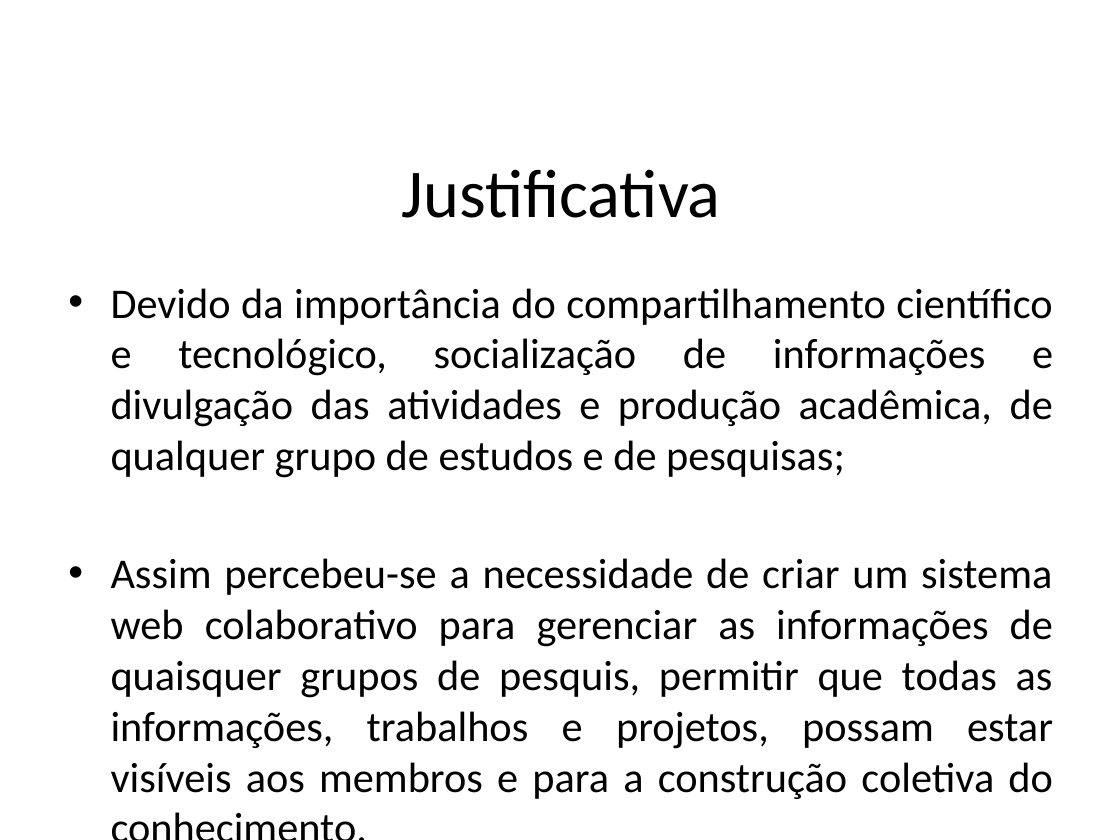
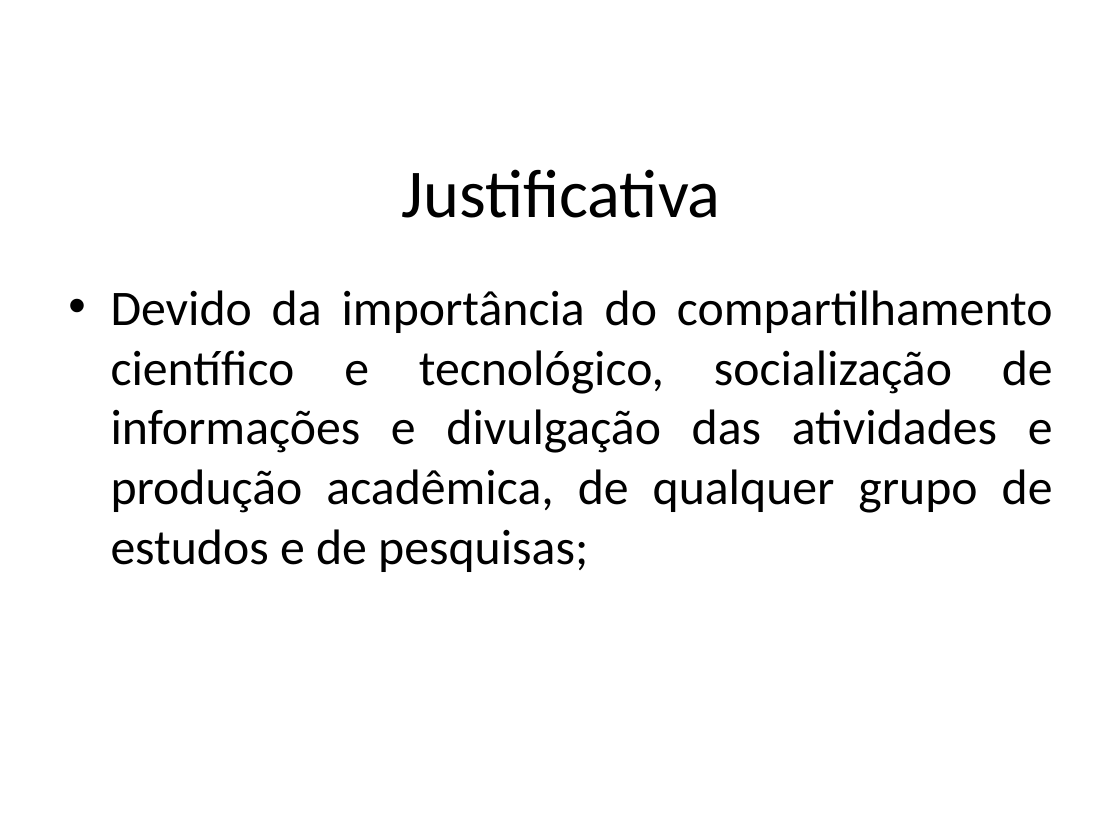
Before and after one commit to vivangola/TG-EDACI, a slide deck: slide 3 of QUALI.pptx. Drawn at 1120x840 pixels with LibreOffice and Linux fonts; fonts in the diff are those of the drawing; background and template pictures are left out. Boxes give left, top, right and bottom in pixels: in the first picture for what was removed or moved away, otherwise in the second. Text is boxed around its words. In the diff, an @@ line names an element or a change of style, - is before the commit and + after.

Commit message:
Alteração Apresentação
ad

```diff
--- a/QUALI.pptx
+++ b/QUALI.pptx
@@ text "Devido da importância do compartilhamento ..." at (111,290,1053,572): size 27.2 to 32 pt @@
@@ text at (111,558,1053,799): paragraph removed @@
-• Assim percebeu-se a necessidade de criar um sistema web colaborativo para gerenciar as informações de quaisquer grupos de pesquis, permitir que todas as informações, trabalhos e projetos, possam estar visíveis aos membros e para a construção coletiva do conhecimento.
```
